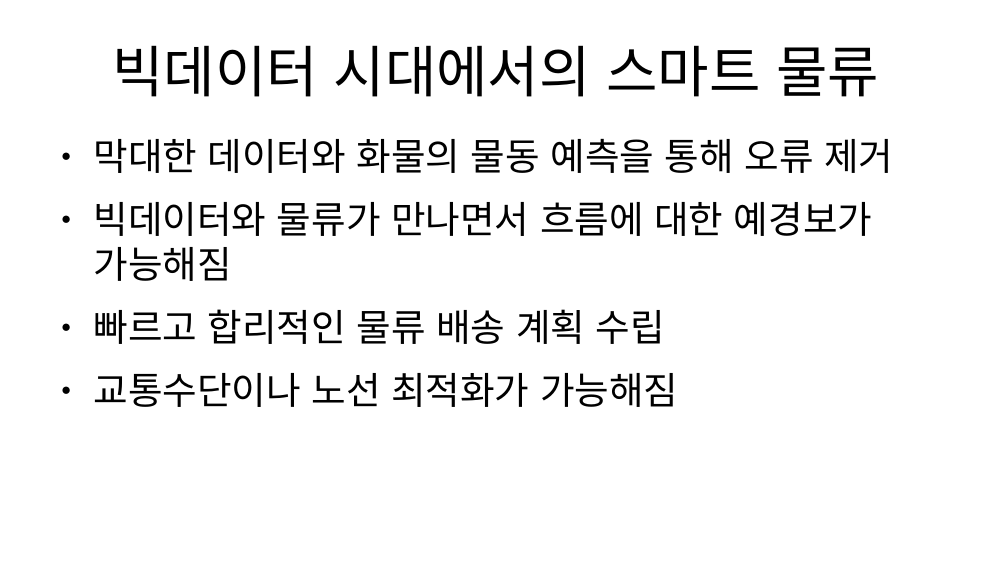
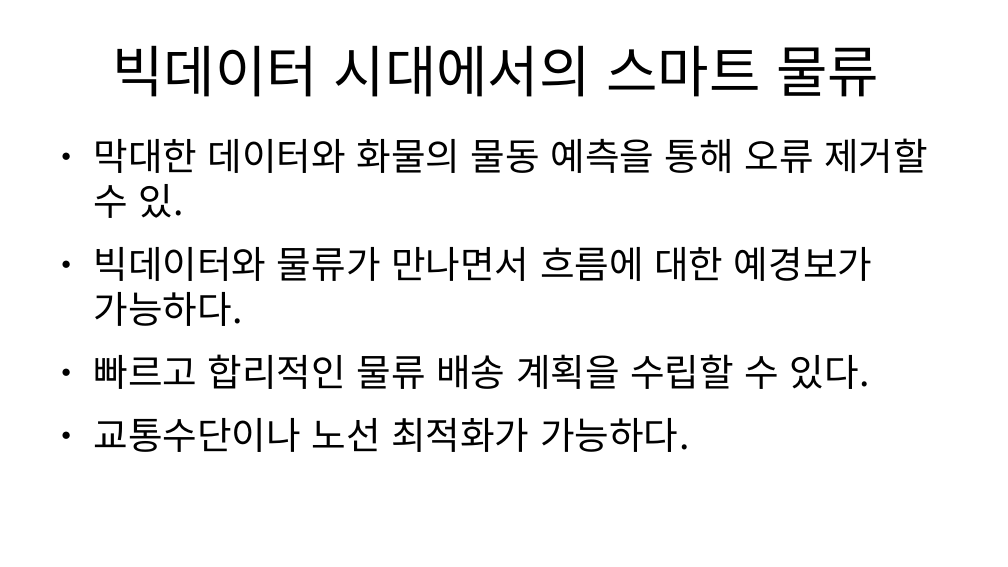
Before and after one commit to lapass50025/odp, a slide deck: slide 5 of 빅데이터를활용한스마트도시관리.odp. Drawn at 1008x567 pixels with LibreOffice and Linux fonts; fonts in the diff are those of the drawing. Boxes give left, top, right and bottom in pixels: in the first picture for what was removed or moved away, otherwise in the second. Text is boxed around its words. In the diff, an @@ line names an element or a change of style, - is before the commit and + after.

```diff
--- a/빅데이터를활용한스마트도시관리.odp
+++ b/빅데이터를활용한스마트도시관리.odp
@@ text at bbox=[94, 138, 928, 452]: text changed @@
-● 막대한 데이터와 화물의 물동 예측을 통해 오류 제거
-● 빅데이터와 물류가 만나면서 흐름에 대한 예경보가 가능해짐
-● 빠르고 합리적인 물류 배송 계획 수립
-● 교통수단이나 노선 최적화가 가능해짐
+● 막대한 데이터와 화물의 물동 예측을 통해 오류 제거할 수 있.
+● 빅데이터와 물류가 만나면서 흐름에 대한 예경보가 가능하다.
+● 빠르고 합리적인 물류 배송 계획을 수립할 수 있다.
+● 교통수단이나 노선 최적화가 가능하다.
```
Also in this commit, not shown: 3 other slides changed.
